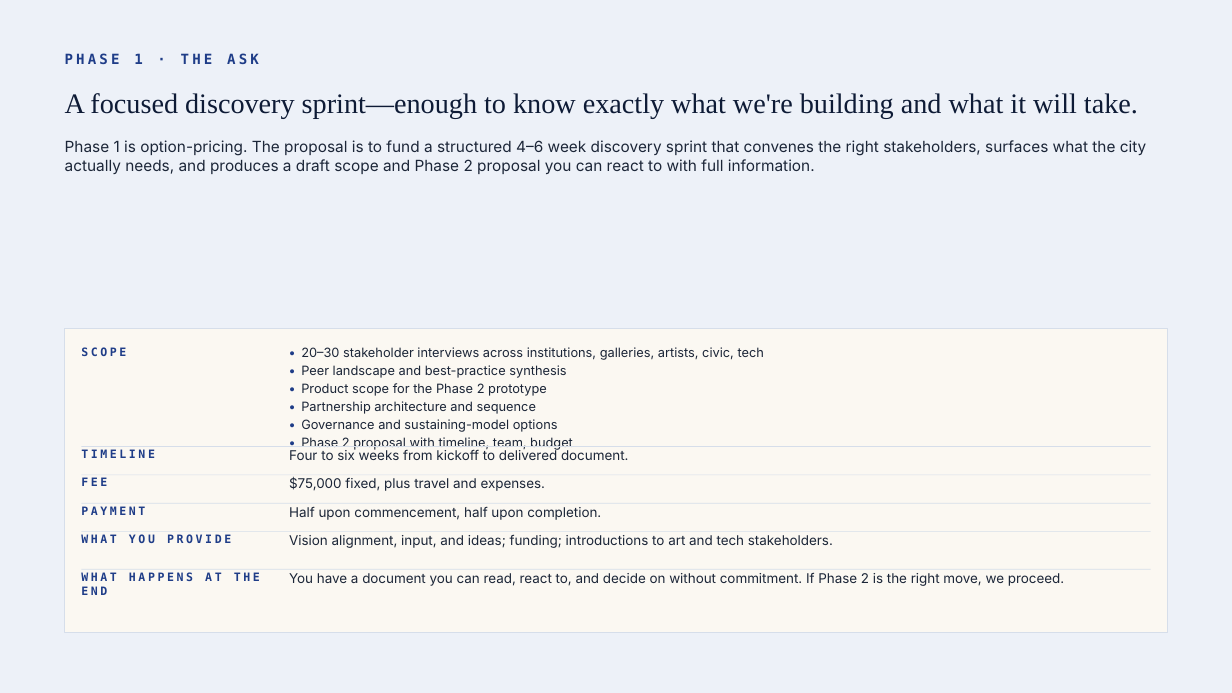
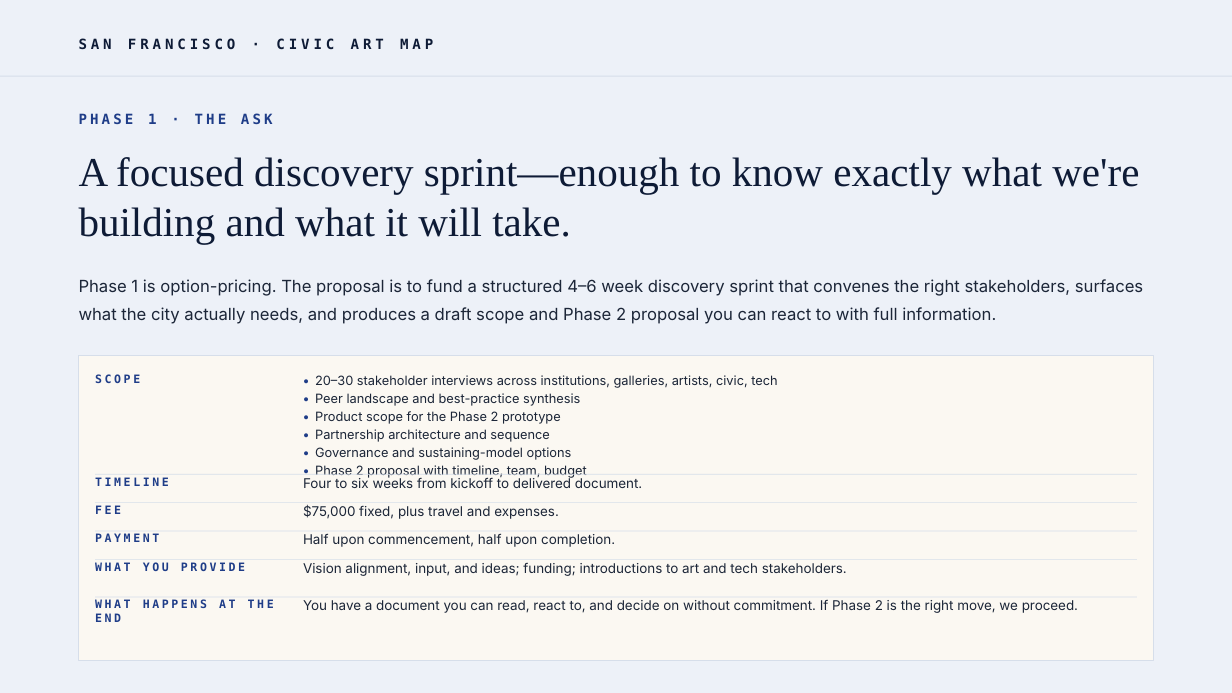
Before and after one commit to amgoldstein6/sf-civic-art-map, a slide deck: slide 9 of sf-civic-art-map.pptx. Drawn at 1232x693 pixels with LibreOffice and Linux fonts; fonts in the diff are those of the drawing. Boxes give left, top, right and bottom in pixels: in the first picture for what was removed or moved away, otherwise in the second. Text is boxed around its words. In the diff, an @@ line names an element or a change of style, - is before the commit and + after.

```diff
--- a/sf-civic-art-map.pptx
+++ b/sf-civic-art-map.pptx
@@ text added at (x1=79, y1=38, x2=433, y2=50), 11 pt, text #0E1B36, bold @@
+SAN FRANCISCO · CIVIC ART MAP
@@ rectangle added at (x1=0, y1=76, x2=1232, y2=77), fill #D6DEEA @@
@@ text "PHASE 1 · THE ASK" moved from (x1=65, y1=53, x2=1146, y2=174) to (x1=79, y1=113, x2=1143, y2=324) @@
@@ text at (x1=79, y1=157, x2=1143, y2=324): size 22 to 32 pt in "A focused discovery sprint—enough to know exactly ..."; size 12 to 13 pt in "Phase 1 is option-pricing. The proposal is ..."; line spacing 1 to 1.42; less space between paragraphs @@
@@ rectangle resized from (x1=65, y1=328, x2=1167, y2=632) to (x1=79, y1=356, x2=1153, y2=660) @@
@@ text "SCOPE" moved from (x1=81, y1=347, x2=126, y2=356) to (x1=95, y1=374, x2=140, y2=383) @@
@@ text "• 20–30 stakeholder interviews across ..." moved from (x1=301, y1=347, x2=764, y2=451) to (x1=315, y1=375, x2=777, y2=479) @@
@@ rectangle resized from (x1=81, y1=475, x2=1151, y2=476) to (x1=95, y1=474, x2=1137, y2=475) @@
@@ text "Four to six weeks from ..." moved from (x1=289, y1=448, x2=628, y2=460) to (x1=303, y1=476, x2=642, y2=488) @@
@@ 4 texts moved together from (x1=81, y1=449, x2=260, y2=581) to (x1=95, y1=477, x2=274, y2=608) @@
@@ rectangle resized from (x1=81, y1=503, x2=1151, y2=504) to (x1=95, y1=503, x2=1137, y2=504) @@
@@ text "$75,000 fixed, plus travel and ..." moved from (x1=289, y1=477, x2=546, y2=491) to (x1=303, y1=505, x2=559, y2=519) @@
@@ text "PAYMENT" moved from (x1=81, y1=506, x2=145, y2=515) to (x1=95, y1=533, x2=159, y2=542) @@
@@ rectangle resized from (x1=81, y1=531, x2=1151, y2=532) to (x1=95, y1=531, x2=1137, y2=531) @@
@@ text "Half upon commencement, half upon ..." moved from (x1=289, y1=506, x2=601, y2=520) to (x1=303, y1=533, x2=615, y2=547) @@
@@ rectangle resized from (x1=81, y1=569, x2=1151, y2=570) to (x1=95, y1=559, x2=1137, y2=560) @@
@@ text "Vision alignment, input, and ideas; ..." moved from (x1=289, y1=534, x2=833, y2=548) to (x1=303, y1=563, x2=847, y2=576) @@
@@ rectangle resized from (x1=81, y1=446, x2=1151, y2=447) to (x1=95, y1=597, x2=1137, y2=598) @@
@@ text "You have a document you ..." moved from (x1=289, y1=572, x2=1064, y2=586) to (x1=303, y1=600, x2=1078, y2=613) @@
```
Also in this commit, not shown: 8 other slides changed, 1 slide added, 1 slide removed, 1 other file.
